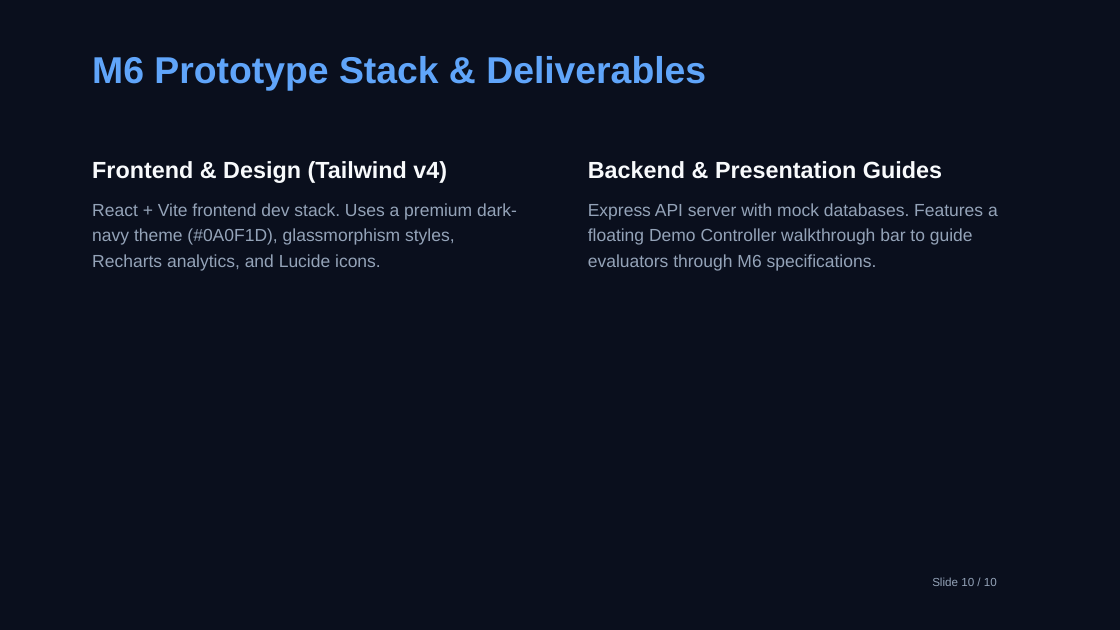
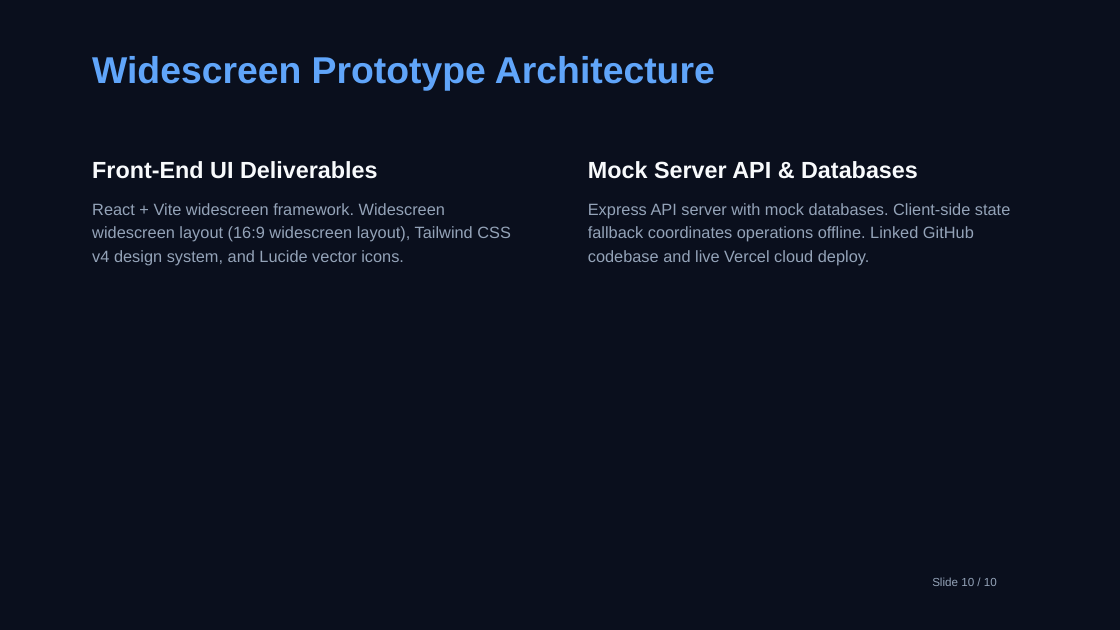
Before and after one commit to malay1197/aicte-m6-governance, a slide deck: slide 10 of AICTE_M6_Presentation_Detailed.pptx. Drawn at 1120x630 pixels with LibreOffice and Linux fonts; fonts in the diff are those of the drawing. Boxes give left, top, right and bottom in pixels: in the first picture for what was removed or moved away, otherwise in the second. Text is boxed around its words. In the diff, an @@ line names an element or a change of style, - is before the commit and + after.

```diff
--- a/AICTE_M6_Presentation_Detailed.pptx
+++ b/AICTE_M6_Presentation_Detailed.pptx
@@ text at (92,56,715,91): text changed @@
-M6 Prototype Stack & Deliverables
+Widescreen Prototype Architecture
@@ text at (92,161,511,265): text changed; size 15 to 14 pt @@
-Frontend & Design (Tailwind v4)
-React + Vite frontend dev stack. Uses a premium dark-navy theme (#0A0F1D), glassmorphism styles, Recharts analytics, and Lucide icons.
+Front-End UI Deliverables
+React + Vite widescreen framework. Widescreen widescreen layout (16:9 widescreen layout), Tailwind CSS v4 design system, and Lucide vector icons.
@@ text at (588,161,1010,265): text changed; size 15 to 14 pt @@
-Backend & Presentation Guides
-Express API server with mock databases. Features a floating Demo Controller walkthrough bar to guide evaluators through M6 specifications.
+Mock Server API & Databases
+Express API server with mock databases. Client-side state fallback coordinates operations offline. Linked GitHub codebase and live Vercel cloud deploy.
```
Also in this commit, not shown: 2 other slides changed, 7 slides added, 7 slides removed, 1 other file.
